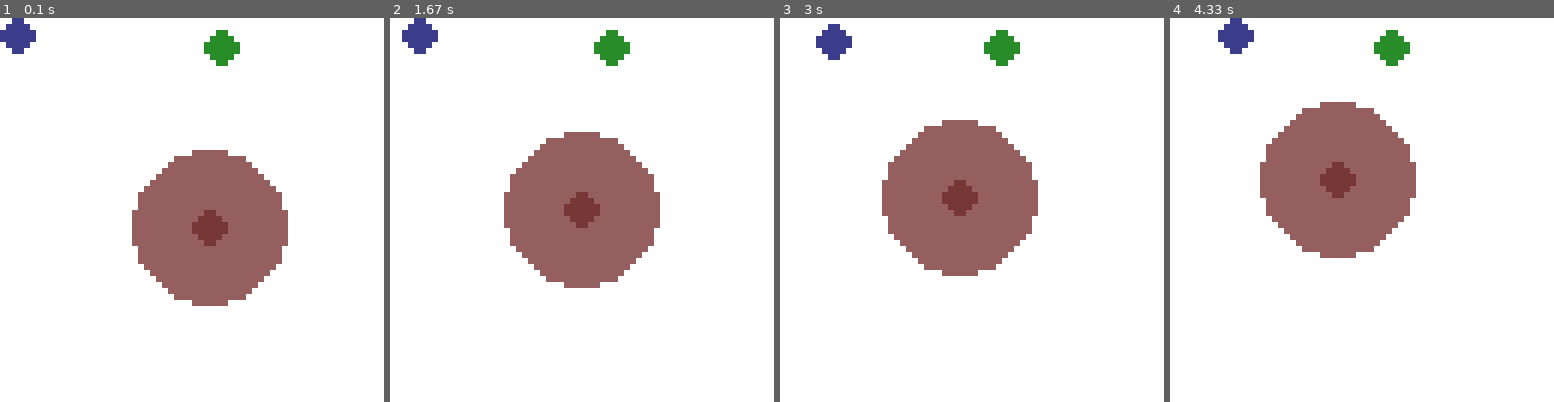
Above: before the commit, frames 1-4 (left to right).
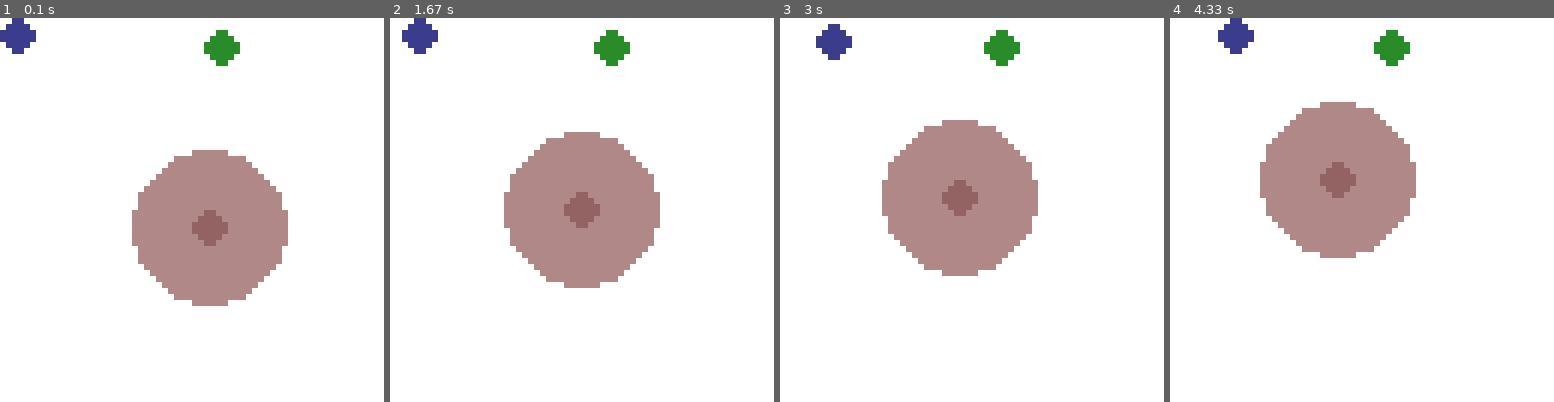
Above: after the commit, the same moments.

Repository: ntasfi/PyGame-Learning-Environment
Game: pygame game, started from PLE/examples/puckworld.py
Two runs of this game, one before a commit and one after it. Both use one fixed random seed, a clock stepped at 60 frames per second and the inputs below.
Inputs:
- Up to frame 1 (0.1 s): no input
- Up to frame 2 (1.67 s): hold D 0.33-0.8 s; hold W 0.83-1.13 s; hold D 1.17-1.63 s
- Up to frame 3 (3 s): hold S 2.23-2.53 s; hold A 2.57-2.97 s
- Up to frame 4 (4.33 s): hold W 3-3.37 s; hold D 3.4-4.03 s; hold S from 4.07 s (still down)

The runs differ from the first frame. In frame 1, 13% of the frame differs, in the area x 34-75%, y 34-75%; in frame 2, 13%; in frame 3, 13%; in frame 4, 13%.

Commit message:
PuckWorld: Added alpha to circle and fixed rendering order

Diff:
--- a/PLE/__init__.py
+++ b/PLE/__init__.py
@@ -65,7 +65,7 @@
 			Should be fine since many RL agents only consider state.
 		"""
 		sum_rewards = 0
-
+		print "fps", self.game.clock.get_fps()
 		for i in range(self.frame_skip):
 			sum_rewards += self._oneStepAct(action)
 
--- a/PLE/examples/creepCommon/primatives.py
+++ b/PLE/examples/creepCommon/primatives.py
@@ -32,7 +32,6 @@
         image = pygame.Surface((self.attr["radius_outer"]*2, self.attr["radius_outer"]*2))
         image.fill((0, 0, 0, 0))
         image.set_colorkey((0,0,0))
-
         pygame.draw.circle(
                 image,
                 self.attr["color_outer"],
@@ -41,10 +40,12 @@
                 0
         )
 
+        image.set_alpha(int(255*0.75))
+
         pygame.draw.circle(
                 image,
                 self.attr["color_center"],
-                (self.attr["radius_outer"], self.attr["radius_outer"]),
+                (self.attr["radius_outer"],self.attr["radius_outer"]),
                 self.attr["radius_center"],
                 0
         )
--- a/PLE/examples/puckworld.py
+++ b/PLE/examples/puckworld.py
@@ -31,7 +31,7 @@
         self.CREEP_BAD = {
             "radius_center": 3,
             "radius_outer": 13,
-            "color_center": (120, 55, 55, 1.0),
+            "color_center": (110, 45, 45, 1.0),
             "color_outer": (150, 95, 95, 0.5),
             "speed": creep_speed
         }
@@ -102,8 +102,6 @@
         self.player_group = pygame.sprite.Group()
         self.player_group.add( self.player )
 
-        self.bad_creep = PuckCreep((self.screen_dim[0], self.screen_dim[1]), self.CREEP_BAD, self.screen_dim[0]*0.75, self.screen_dim[1]*0.75)
-
         self.good_creep = Creep(
             self.CREEP_GOOD['color'],
             self.CREEP_GOOD['radius'],
@@ -117,9 +115,12 @@
             0
         )
 
+        self.bad_creep = PuckCreep((self.screen_dim[0], self.screen_dim[1]), self.CREEP_BAD, self.screen_dim[0]*0.75, self.screen_dim[1]*0.75)
+
         self.creeps = pygame.sprite.Group()
+        self.creeps.add(self.good_creep)
         self.creeps.add(self.bad_creep)
-        self.creeps.add(self.good_creep)
+
 
         self.score = 0
         self.ticks = 0
